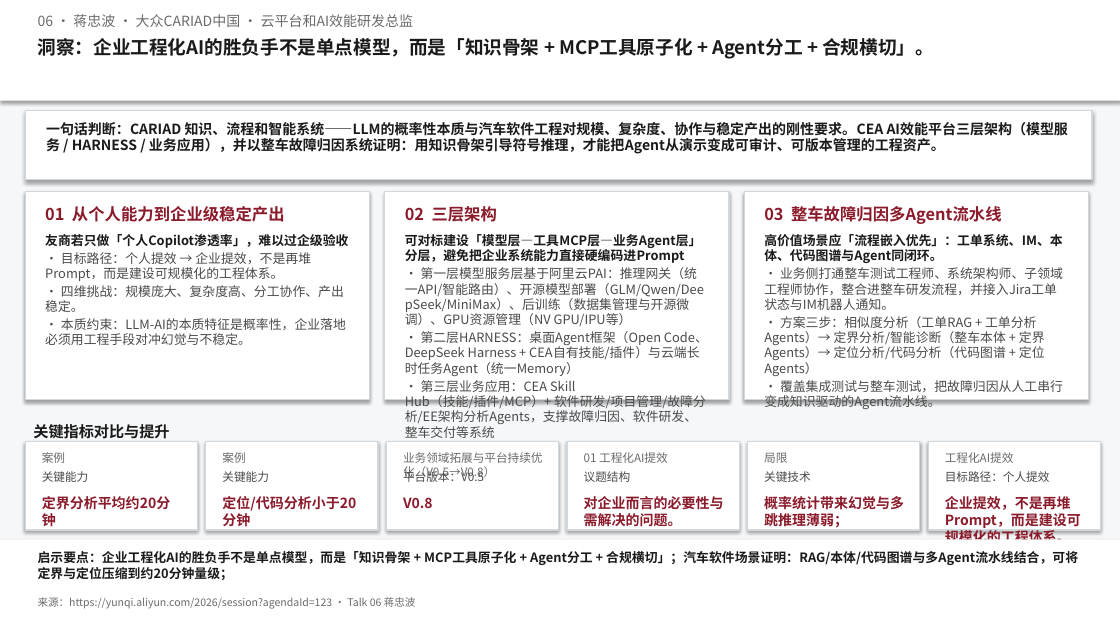
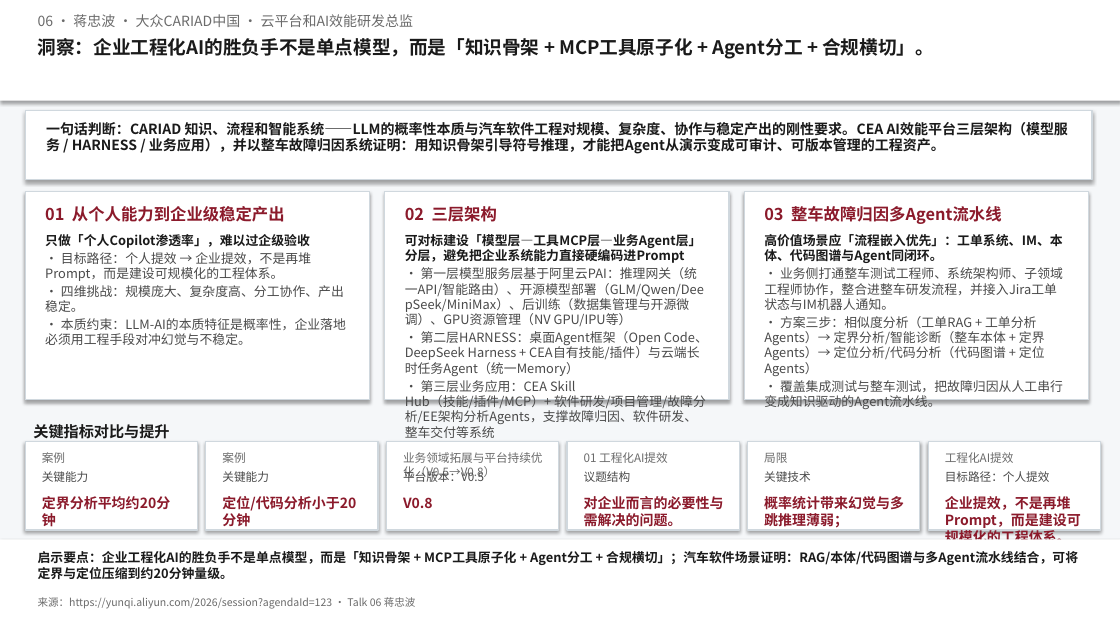
Before and after one commit to Annie-Summer/Kthena, a slide deck: slide 1 of yunqi-2026-pai-forum/docs/洞察一页-06-企业工程化AI提效：知识、流程和智能系统.pptx. Drawn at 1120x630 pixels with LibreOffice and Linux fonts; fonts in the diff are those of the drawing. Boxes give left, top, right and bottom in pixels: in the first picture for what was removed or moved away, otherwise in the second. Text is boxed around its words. In the diff, an @@ line names an element or a change of style, - is before the commit and + after.

```diff
--- a/yunqi-2026-pai-forum/docs/洞察一页-06-企业工程化AI提效：知识、流程和智能系统.pptx
+++ b/yunqi-2026-pai-forum/docs/洞察一页-06-企业工程化AI提效：知识、流程和智能系统.pptx
@@ text at [45, 234, 310, 248]: text changed @@
-友商若只做「个人Copilot渗透率」，难以过企级验收
+只做「个人Copilot渗透率」，难以过企级验收
@@ text at [38, 551, 1078, 579]: text changed @@
-启示要点：企业工程化AI的胜负手不是单点模型，而是「知识骨架 + MCP工具原子化 + Agent分工 + 合规横切」；汽车软件场景证明：RAG/本体/代码图谱与多Agent流水线结合，可将定界与定位压缩到约20分钟量级；
+启示要点：企业工程化AI的胜负手不是单点模型，而是「知识骨架 + MCP工具原子化 + Agent分工 + 合规横切」；汽车软件场景证明：RAG/本体/代码图谱与多Agent流水线结合，可将定界与定位压缩到约20分钟量级。
```
Also in this commit, not shown: 21 other files.
